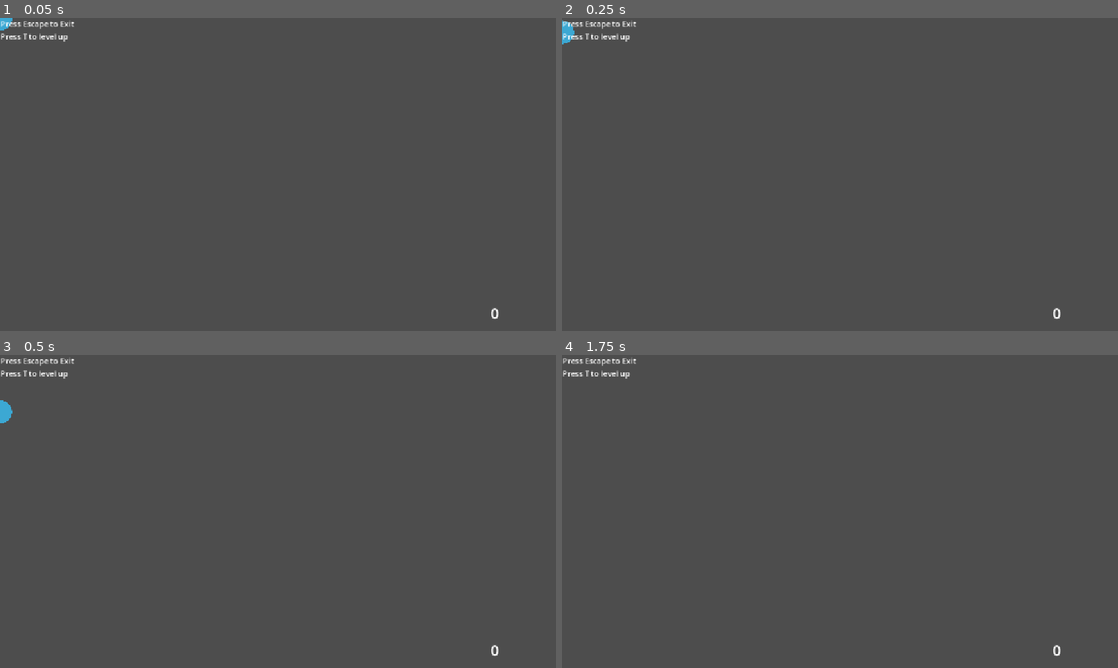
Above: before the commit, frames 1-4 (two rows, left to right).
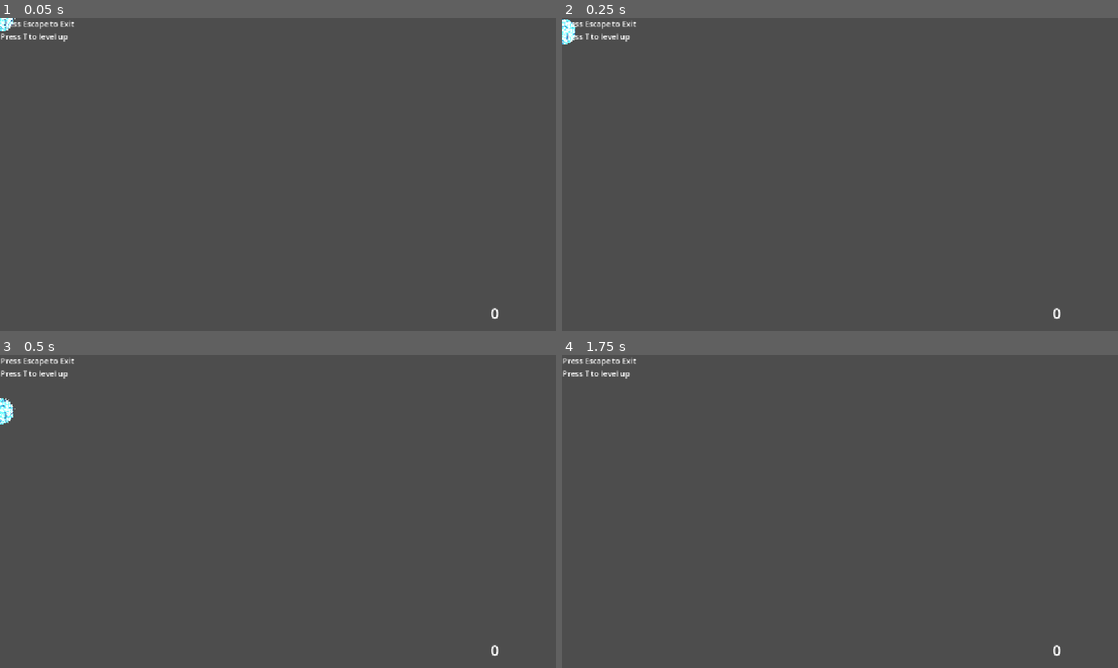
Above: after the commit, the same moments.

Repository: marcibaumel/HEJ_Brick
Game: Godot game, scene res://scenes/exp.tscn
The game is run twice, just before and just after one commit, with the same random seed, the same clock (stepped at 60 frames per second) and the same inputs. This scene is started directly instead of the project's main scene.
Inputs:
- Up to frame 1 (0.05 s): no input
- Up to frame 2 (0.25 s): no input
- Up to frame 3 (0.5 s): no input
- Up to frame 4 (1.75 s): tap T (destroy_children) at 0.5 s; hold Right (ui_right) 0.53-1.28 s; hold T (destroy_children) 0.53-1.28 s; hold Left (ui_left) from 1.28 s (still down); tap 1 at 1.35 s

The runs differ from the first frame. In frame 1, less than 0.1% of the frame differs, in the area x 0-3%, y 0-5%; in frame 2, 0.1%; in frame 3, 0.2%, in the area x 0-3%, y 13-23%; in frame 4, nothing differs.

Commit message:
exp animation

Diff:
--- a/brickyMartin/scenes/exp.tscn
+++ b/brickyMartin/scenes/exp.tscn
@@ -1,7 +1,366 @@
-[gd_scene load_steps=4 format=3 uid="uid://vekmau783yx"]
+[gd_scene load_steps=56 format=3 uid="uid://vekmau783yx"]
 
 [ext_resource type="Texture2D" uid="uid://dam55htdr8mwe" path="res://assets/ball.png" id="1_1m54x"]
 [ext_resource type="Script" uid="uid://bfoo8fgpn8n7n" path="res://scripts/exp.gd" id="1_7gp3u"]
+[ext_resource type="Texture2D" uid="uid://d4lqq83jgtc80" path="res://assets/4271556167.png" id="3_vrp6w"]
+
+[sub_resource type="AtlasTexture" id="AtlasTexture_8hd41"]
+atlas = ExtResource("3_vrp6w")
+region = Rect2(0, 0, 160, 160)
+
+[sub_resource type="AtlasTexture" id="AtlasTexture_gtj16"]
+atlas = ExtResource("3_vrp6w")
+region = Rect2(160, 0, 160, 160)
+
+[sub_resource type="AtlasTexture" id="AtlasTexture_rmv6m"]
+atlas = ExtResource("3_vrp6w")
+region = Rect2(320, 0, 160, 160)
+
+[sub_resource type="AtlasTexture" id="AtlasTexture_cybhl"]
+atlas = ExtResource("3_vrp6w")
+region = Rect2(480, 0, 160, 160)
+
+[sub_resource type="AtlasTexture" id="AtlasTexture_g10jr"]
+atlas = ExtResource("3_vrp6w")
+region = Rect2(640, 0, 160, 160)
+
+[sub_resource type="AtlasTexture" id="AtlasTexture_hwmkj"]
+atlas = ExtResource("3_vrp6w")
+region = Rect2(800, 0, 160, 160)
+
+[sub_resource type="AtlasTexture" id="AtlasTexture_ckagc"]
+atlas = ExtResource("3_vrp6w")
+region = Rect2(960, 0, 160, 160)
+
+[sub_resource type="AtlasTexture" id="AtlasTexture_ttdhd"]
+atlas = ExtResource("3_vrp6w")
+region = Rect2(1120, 0, 160, 160)
+
+[sub_resource type="AtlasTexture" id="AtlasTexture_xapww"]
+atlas = ExtResource("3_vrp6w")
+region = Rect2(1280, 0, 160, 160)
+
+[sub_resource type="AtlasTexture" id="AtlasTexture_bome6"]
+atlas = ExtResource("3_vrp6w")
+region = Rect2(1440, 0, 160, 160)
+
+[sub_resource type="AtlasTexture" id="AtlasTexture_f7ssd"]
+atlas = ExtResource("3_vrp6w")
+region = Rect2(1600, 0, 160, 160)
+
+[sub_resource type="AtlasTexture" id="AtlasTexture_ahtvx"]
+atlas = ExtResource("3_vrp6w")
+region = Rect2(1760, 0, 160, 160)
+
+[sub_resource type="AtlasTexture" id="AtlasTexture_48pke"]
+atlas = ExtResource("3_vrp6w")
+region = Rect2(1920, 0, 160, 160)
+
+[sub_resource type="AtlasTexture" id="AtlasTexture_o73tt"]
+atlas = ExtResource("3_vrp6w")
+region = Rect2(2080, 0, 160, 160)
+
+[sub_resource type="AtlasTexture" id="AtlasTexture_q5mio"]
+atlas = ExtResource("3_vrp6w")
+region = Rect2(2240, 0, 160, 160)
+
+[sub_resource type="AtlasTexture" id="AtlasTexture_em08d"]
+atlas = ExtResource("3_vrp6w")
+region = Rect2(2400, 0, 160, 160)
+
+[sub_resource type="AtlasTexture" id="AtlasTexture_xnn52"]
+atlas = ExtResource("3_vrp6w")
+region = Rect2(2560, 0, 160, 160)
+
+[sub_resource type="AtlasTexture" id="AtlasTexture_5upta"]
+atlas = ExtResource("3_vrp6w")
+region = Rect2(2720, 0, 160, 160)
+
+[sub_resource type="AtlasTexture" id="AtlasTexture_mpahi"]
+atlas = ExtResource("3_vrp6w")
+region = Rect2(2880, 0, 160, 160)
+
+[sub_resource type="AtlasTexture" id="AtlasTexture_wccig"]
+atlas = ExtResource("3_vrp6w")
+region = Rect2(3040, 0, 160, 160)
+
+[sub_resource type="AtlasTexture" id="AtlasTexture_hur3k"]
+atlas = ExtResource("3_vrp6w")
+region = Rect2(3200, 0, 160, 160)
+
+[sub_resource type="AtlasTexture" id="AtlasTexture_olbwg"]
+atlas = ExtResource("3_vrp6w")
+region = Rect2(3360, 0, 160, 160)
+
+[sub_resource type="AtlasTexture" id="AtlasTexture_67yr2"]
+atlas = ExtResource("3_vrp6w")
+region = Rect2(3520, 0, 160, 160)
+
+[sub_resource type="AtlasTexture" id="AtlasTexture_bh6ti"]
+atlas = ExtResource("3_vrp6w")
+region = Rect2(3680, 0, 160, 160)
+
+[sub_resource type="AtlasTexture" id="AtlasTexture_gel2y"]
+atlas = ExtResource("3_vrp6w")
+region = Rect2(3840, 0, 160, 160)
+
+[sub_resource type="AtlasTexture" id="AtlasTexture_tl1h0"]
+atlas = ExtResource("3_vrp6w")
+region = Rect2(4000, 0, 160, 160)
+
+[sub_resource type="AtlasTexture" id="AtlasTexture_h3cgq"]
+atlas = ExtResource("3_vrp6w")
+region = Rect2(4160, 0, 160, 160)
+
+[sub_resource type="AtlasTexture" id="AtlasTexture_220ri"]
+atlas = ExtResource("3_vrp6w")
+region = Rect2(4320, 0, 160, 160)
+
+[sub_resource type="AtlasTexture" id="AtlasTexture_7vpe3"]
+atlas = ExtResource("3_vrp6w")
+region = Rect2(4480, 0, 160, 160)
+
+[sub_resource type="AtlasTexture" id="AtlasTexture_idyfd"]
+atlas = ExtResource("3_vrp6w")
+region = Rect2(4640, 0, 160, 160)
+
+[sub_resource type="AtlasTexture" id="AtlasTexture_cc707"]
+atlas = ExtResource("3_vrp6w")
+region = Rect2(4800, 0, 160, 160)
+
+[sub_resource type="AtlasTexture" id="AtlasTexture_jj4up"]
+atlas = ExtResource("3_vrp6w")
+region = Rect2(4960, 0, 160, 160)
+
+[sub_resource type="AtlasTexture" id="AtlasTexture_ctrq2"]
+atlas = ExtResource("3_vrp6w")
+region = Rect2(5120, 0, 160, 160)
+
+[sub_resource type="AtlasTexture" id="AtlasTexture_t76rl"]
+atlas = ExtResource("3_vrp6w")
+region = Rect2(5280, 0, 160, 160)
+
+[sub_resource type="AtlasTexture" id="AtlasTexture_kmv7f"]
+atlas = ExtResource("3_vrp6w")
+region = Rect2(5440, 0, 160, 160)
+
+[sub_resource type="AtlasTexture" id="AtlasTexture_bjix3"]
+atlas = ExtResource("3_vrp6w")
+region = Rect2(5600, 0, 160, 160)
+
+[sub_resource type="AtlasTexture" id="AtlasTexture_ccw8e"]
+atlas = ExtResource("3_vrp6w")
+region = Rect2(5760, 0, 160, 160)
+
+[sub_resource type="AtlasTexture" id="AtlasTexture_e41b4"]
+atlas = ExtResource("3_vrp6w")
+region = Rect2(5920, 0, 160, 160)
+
+[sub_resource type="AtlasTexture" id="AtlasTexture_8cfx7"]
+atlas = ExtResource("3_vrp6w")
+region = Rect2(6080, 0, 160, 160)
+
+[sub_resource type="AtlasTexture" id="AtlasTexture_wenn0"]
+atlas = ExtResource("3_vrp6w")
+region = Rect2(6240, 0, 160, 160)
+
+[sub_resource type="AtlasTexture" id="AtlasTexture_3urwf"]
+atlas = ExtResource("3_vrp6w")
+region = Rect2(6400, 0, 160, 160)
+
+[sub_resource type="AtlasTexture" id="AtlasTexture_qpkqa"]
+atlas = ExtResource("3_vrp6w")
+region = Rect2(6560, 0, 160, 160)
+
+[sub_resource type="AtlasTexture" id="AtlasTexture_2605e"]
+atlas = ExtResource("3_vrp6w")
+region = Rect2(6720, 0, 160, 160)
+
+[sub_resource type="AtlasTexture" id="AtlasTexture_d32om"]
+atlas = ExtResource("3_vrp6w")
+region = Rect2(6880, 0, 160, 160)
+
+[sub_resource type="AtlasTexture" id="AtlasTexture_04q2s"]
+atlas = ExtResource("3_vrp6w")
+region = Rect2(7040, 0, 160, 160)
+
+[sub_resource type="AtlasTexture" id="AtlasTexture_lp5if"]
+atlas = ExtResource("3_vrp6w")
+region = Rect2(7200, 0, 160, 160)
+
+[sub_resource type="AtlasTexture" id="AtlasTexture_spdov"]
+atlas = ExtResource("3_vrp6w")
+region = Rect2(7360, 0, 160, 160)
+
+[sub_resource type="AtlasTexture" id="AtlasTexture_wcqtb"]
+atlas = ExtResource("3_vrp6w")
+region = Rect2(7520, 0, 160, 160)
+
+[sub_resource type="AtlasTexture" id="AtlasTexture_72fet"]
+atlas = ExtResource("3_vrp6w")
+region = Rect2(7680, 0, 160, 160)
+
+[sub_resource type="AtlasTexture" id="AtlasTexture_txumj"]
+atlas = ExtResource("3_vrp6w")
+region = Rect2(7840, 0, 160, 160)
+
+[sub_resource type="SpriteFrames" id="SpriteFrames_7gp3u"]
+animations = [{
+"frames": [{
+"duration": 1.0,
+"texture": SubResource("AtlasTexture_8hd41")
+}, {
+"duration": 1.0,
+"texture": SubResource("AtlasTexture_gtj16")
+}, {
+"duration": 1.0,
+"texture": SubResource("AtlasTexture_rmv6m")
+}, {
+"duration": 1.0,
+"texture": SubResource("AtlasTexture_cybhl")
+}, {
+"duration": 1.0,
+"texture": SubResource("AtlasTexture_g10jr")
+}, {
+"duration": 1.0,
+"texture": SubResource("AtlasTexture_hwmkj")
+}, {
+"duration": 1.0,
+"texture": SubResource("AtlasTexture_ckagc")
+}, {
+"duration": 1.0,
+"texture": SubResource("AtlasTexture_ttdhd")
+}, {
+"duration": 1.0,
+"texture": SubResource("AtlasTexture_xapww")
+}, {
+"duration": 1.0,
+"texture": SubResource("AtlasTexture_bome6")
+}, {
+"duration": 1.0,
+"texture": SubResource("AtlasTexture_f7ssd")
+}, {
+"duration": 1.0,
+"texture": SubResource("AtlasTexture_ahtvx")
+}, {
+"duration": 1.0,
+"texture": SubResource("AtlasTexture_48pke")
+}, {
+"duration": 1.0,
+"texture": SubResource("AtlasTexture_o73tt")
+}, {
+"duration": 1.0,
+"texture": SubResource("AtlasTexture_q5mio")
+}, {
+"duration": 1.0,
+"texture": SubResource("AtlasTexture_em08d")
+}, {
+"duration": 1.0,
+"texture": SubResource("AtlasTexture_xnn52")
+}, {
+"duration": 1.0,
+"texture": SubResource("AtlasTexture_5upta")
+}, {
+"duration": 1.0,
+"texture": SubResource("AtlasTexture_mpahi")
+}, {
+"duration": 1.0,
+"texture": SubResource("AtlasTexture_wccig")
+}, {
+"duration": 1.0,
+"texture": SubResource("AtlasTexture_hur3k")
+}, {
+"duration": 1.0,
+"texture": SubResource("AtlasTexture_olbwg")
+}, {
+"duration": 1.0,
+"texture": SubResource("AtlasTexture_67yr2")
+}, {
+"duration": 1.0,
+"texture": SubResource("AtlasTexture_bh6ti")
+}, {
+"duration": 1.0,
+"texture": SubResource("AtlasTexture_gel2y")
+}, {
+"duration": 1.0,
+"texture": SubResource("AtlasTexture_tl1h0")
+}, {
+"duration": 1.0,
+"texture": SubResource("AtlasTexture_h3cgq")
+}, {
+"duration": 1.0,
+"texture": SubResource("AtlasTexture_220ri")
+}, {
+"duration": 1.0,
+"texture": SubResource("AtlasTexture_7vpe3")
+}, {
+"duration": 1.0,
+"texture": SubResource("AtlasTexture_idyfd")
+}, {
+"duration": 1.0,
+"texture": SubResource("AtlasTexture_cc707")
+}, {
+"duration": 1.0,
+"texture": SubResource("AtlasTexture_jj4up")
+}, {
+"duration": 1.0,
+"texture": SubResource("AtlasTexture_ctrq2")
+}, {
+"duration": 1.0,
+"texture": SubResource("AtlasTexture_t76rl")
+}, {
+"duration": 1.0,
+"texture": SubResource("AtlasTexture_kmv7f")
+}, {
+"duration": 1.0,
+"texture": SubResource("AtlasTexture_bjix3")
+}, {
+"duration": 1.0,
+"texture": SubResource("AtlasTexture_ccw8e")
+}, {
+"duration": 1.0,
+"texture": SubResource("AtlasTexture_e41b4")
+}, {
+"duration": 1.0,
+"texture": SubResource("AtlasTexture_8cfx7")
+}, {
+"duration": 1.0,
+"texture": SubResource("AtlasTexture_wenn0")
+}, {
+"duration": 1.0,
+"texture": SubResource("AtlasTexture_3urwf")
+}, {
+"duration": 1.0,
+"texture": SubResource("AtlasTexture_qpkqa")
+}, {
+"duration": 1.0,
+"texture": SubResource("AtlasTexture_2605e")
+}, {
+"duration": 1.0,
+"texture": SubResource("AtlasTexture_d32om")
+}, {
+"duration": 1.0,
+"texture": SubResource("AtlasTexture_04q2s")
+}, {
+"duration": 1.0,
+"texture": SubResource("AtlasTexture_lp5if")
+}, {
+"duration": 1.0,
+"texture": SubResource("AtlasTexture_spdov")
+}, {
+"duration": 1.0,
+"texture": SubResource("AtlasTexture_wcqtb")
+}, {
+"duration": 1.0,
+"texture": SubResource("AtlasTexture_72fet")
+}, {
+"duration": 1.0,
+"texture": SubResource("AtlasTexture_txumj")
+}],
+"loop": true,
+"name": &"default",
+"speed": 10.0
+}]
 
 [sub_resource type="CircleShape2D" id="CircleShape2D_7gp3u"]
 radius = 131.309
@@ -12,10 +371,18 @@
 script = ExtResource("1_7gp3u")
 
 [node name="Sprite2D" type="Sprite2D" parent="."]
+visible = false
 modulate = Color(0.236926, 0.658457, 0.827326, 1)
 scale = Vector2(0.2, 0.2)
 texture = ExtResource("1_1m54x")
 
+[node name="AnimatedSprite2D" type="AnimatedSprite2D" parent="."]
+texture_filter = 1
+position = Vector2(0.999998, -0.999998)
+scale = Vector2(0.66875, 0.66875)
+sprite_frames = SubResource("SpriteFrames_7gp3u")
+frame_progress = 0.85866
+
 [node name="CollisionShape2D" type="CollisionShape2D" parent="."]
 scale = Vector2(0.2, 0.2)
 shape = SubResource("CircleShape2D_7gp3u")
--- a/brickyMartin/scripts/brick.gd
+++ b/brickyMartin/scripts/brick.gd
@@ -48,10 +48,15 @@
 	get_parent().add_child(drop)
 	drop.global_position = global_position
 
-	if randf() < 0.2:
-		drop.init_item("heal", Color.CHARTREUSE)
+	if randf() < 0.5:
+		var heal_color = Color.CHARTREUSE
+		# Chartreuse is (R: 0.5, G: 1.0, B: 0.0) approx.
+		# To make it "Greener", we remove the Red that makes it Yellow.
+		heal_color.r -= 0.3  # Lowering Red pushes it toward Lime/Pure Green
+		heal_color.g += 0.1  # Max out the green just in case
+		drop.init_item("heal", heal_color)
 	else:
-		drop.init_item("xp", Color.SKY_BLUE)
+		drop.init_item("xp", Color.WHITE)
 
 
 func _on_paddle_detect_body_entered(body: Node2D) -> void:
--- a/brickyMartin/scripts/exp.gd
+++ b/brickyMartin/scripts/exp.gd
@@ -14,6 +14,7 @@
 func init_item(new_type: String, new_color: Color):
 	type = new_type
 	$Sprite2D.modulate = new_color
+	$AnimatedSprite2D.modulate = new_color
 
 func _on_body_entered(body: Node2D) -> void:
 	if body.is_in_group("Paddle"):
Binary file added: brickyMartin/assets/4271556167.png
Not shown, added: brickyMartin/assets/4271556167.png.import
